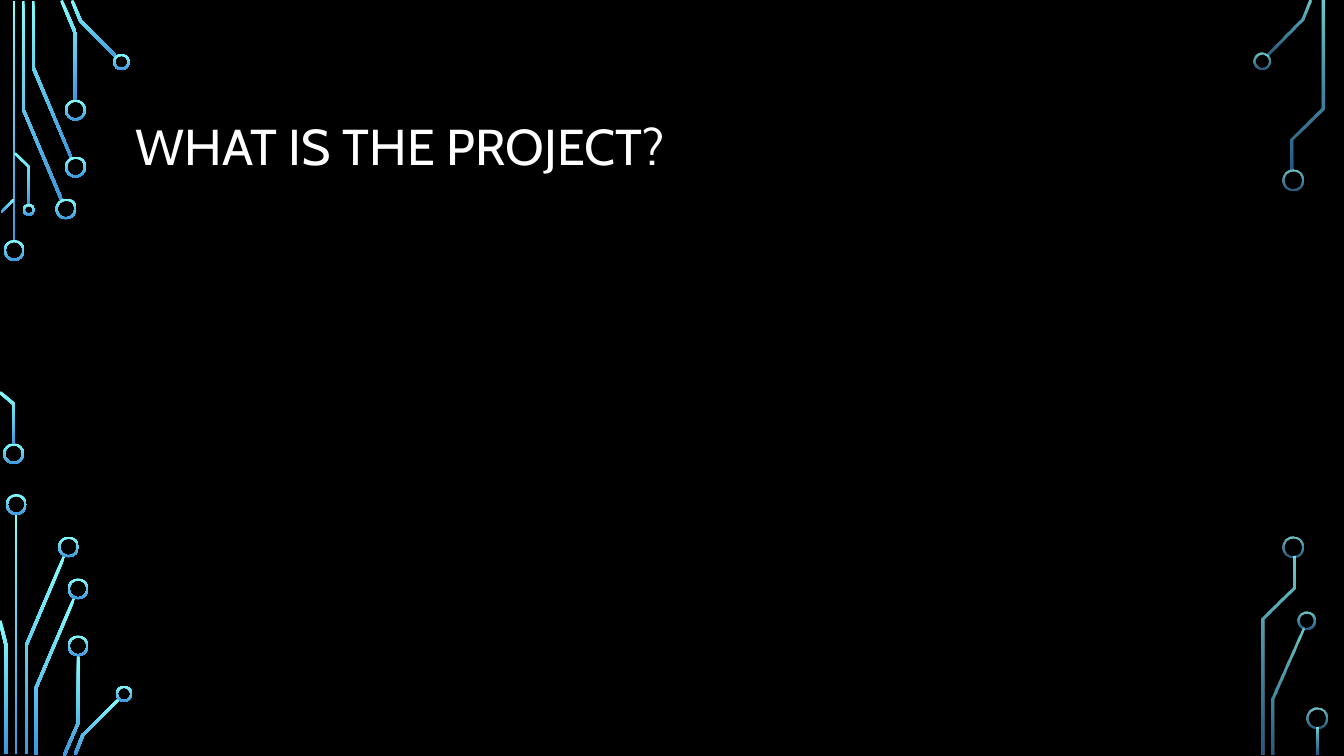
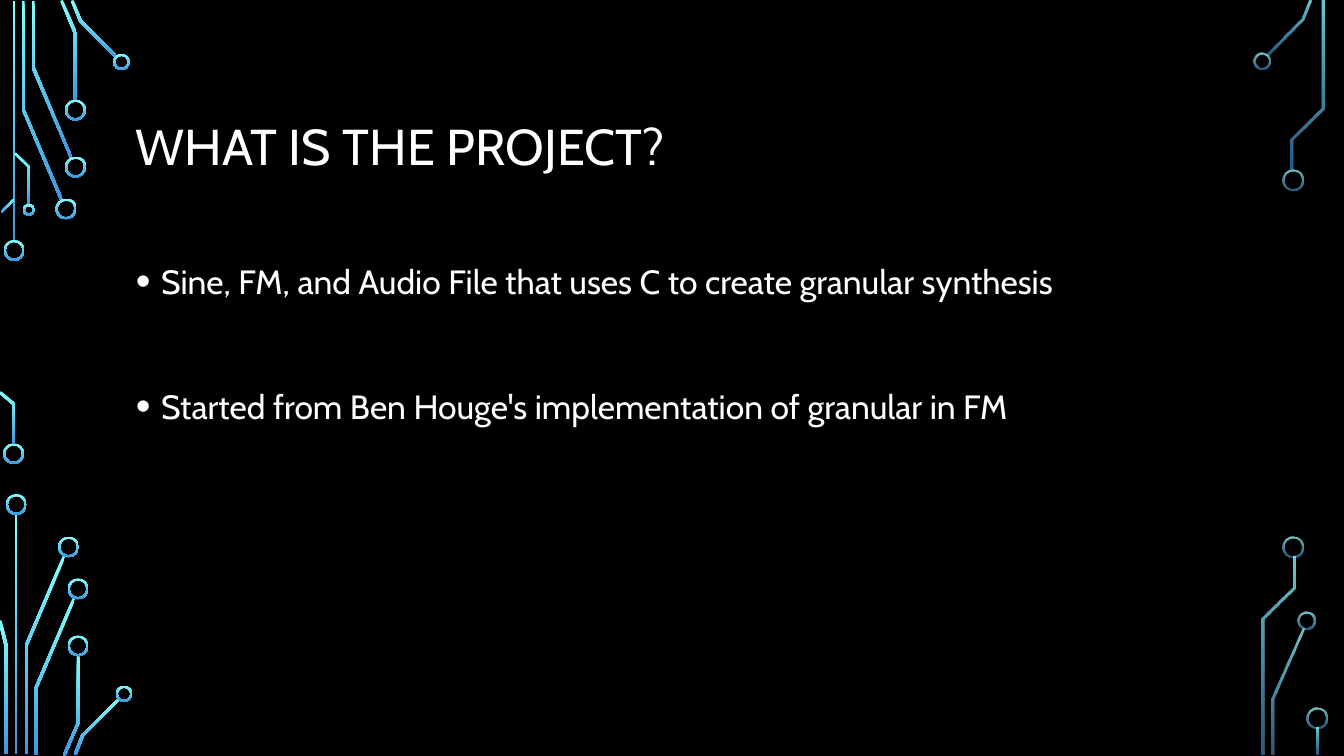
Before and after one commit to anita16lin/EP-353-Anita_Lin, a slide deck: slide 2 of Final-Project/Final_Deliverables/Presentation.pptx. Drawn at 1344x756 pixels with LibreOffice and Linux fonts; fonts in the diff are those of the drawing; background and template pictures are left out. Boxes give left, top, right and bottom in pixels: in the first picture for what was removed or moved away, otherwise in the second. Text is boxed around its words. In the diff, an @@ line names an element or a change of style, - is before the commit and + after.

```diff
--- a/Final-Project/Final_Deliverables/Presentation.pptx
+++ b/Final-Project/Final_Deliverables/Presentation.pptx
@@ text added at (161, 268, 1053, 427), 24 pt, text #FFFFFF @@
+• Sine, FM, and Audio File that uses C to create granular synthesis
+• Started from Ben Houge's implementation of granular in FM
```
Also in this commit, not shown: 4 other slides changed, 1 slide added, 1 slide removed, 1 other file.
